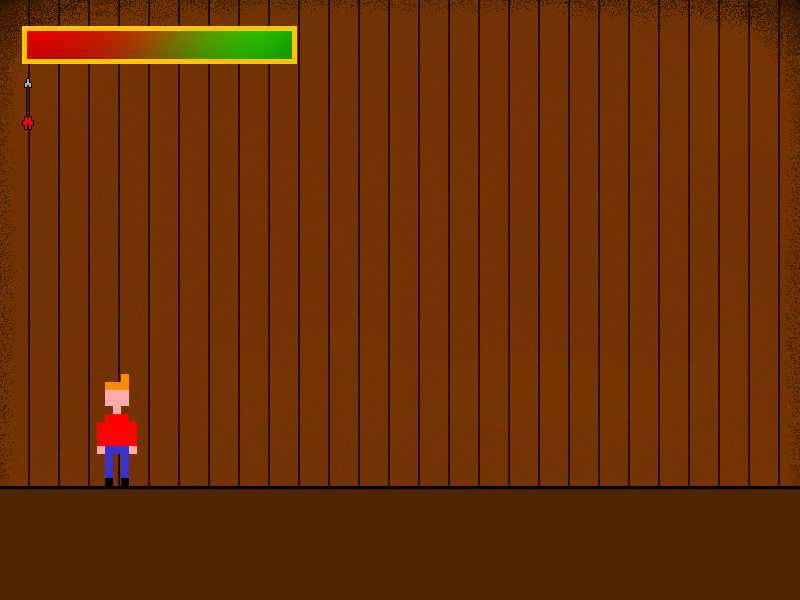
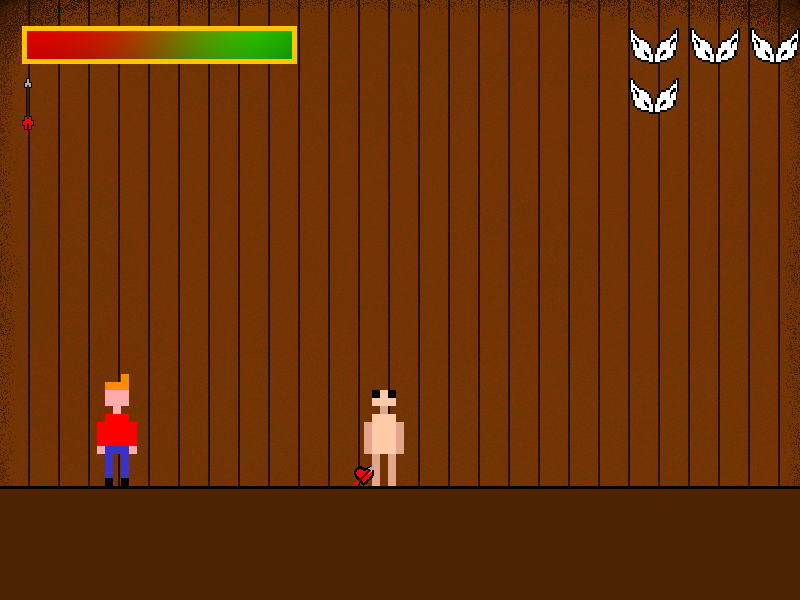
Layered file, before and after one edit (800×600). Changes by layer:
added group "Loot" with 2 layers above "Enemy" over (354, 466, 374, 486)
added layer "arrow" in group "Loot" over (354, 466, 374, 486)
added layer "heart" in group "Loot" over (354, 466, 374, 486)
added group "Enemy" with 1 layers above "UI" over (364, 390, 404, 486)
added layer "DummyFullSize" in group "Enemy" over (364, 390, 404, 486)
added layer "treasures" (1st of 2, in "UI") in group "UI" over (629, 28, 800, 114)
